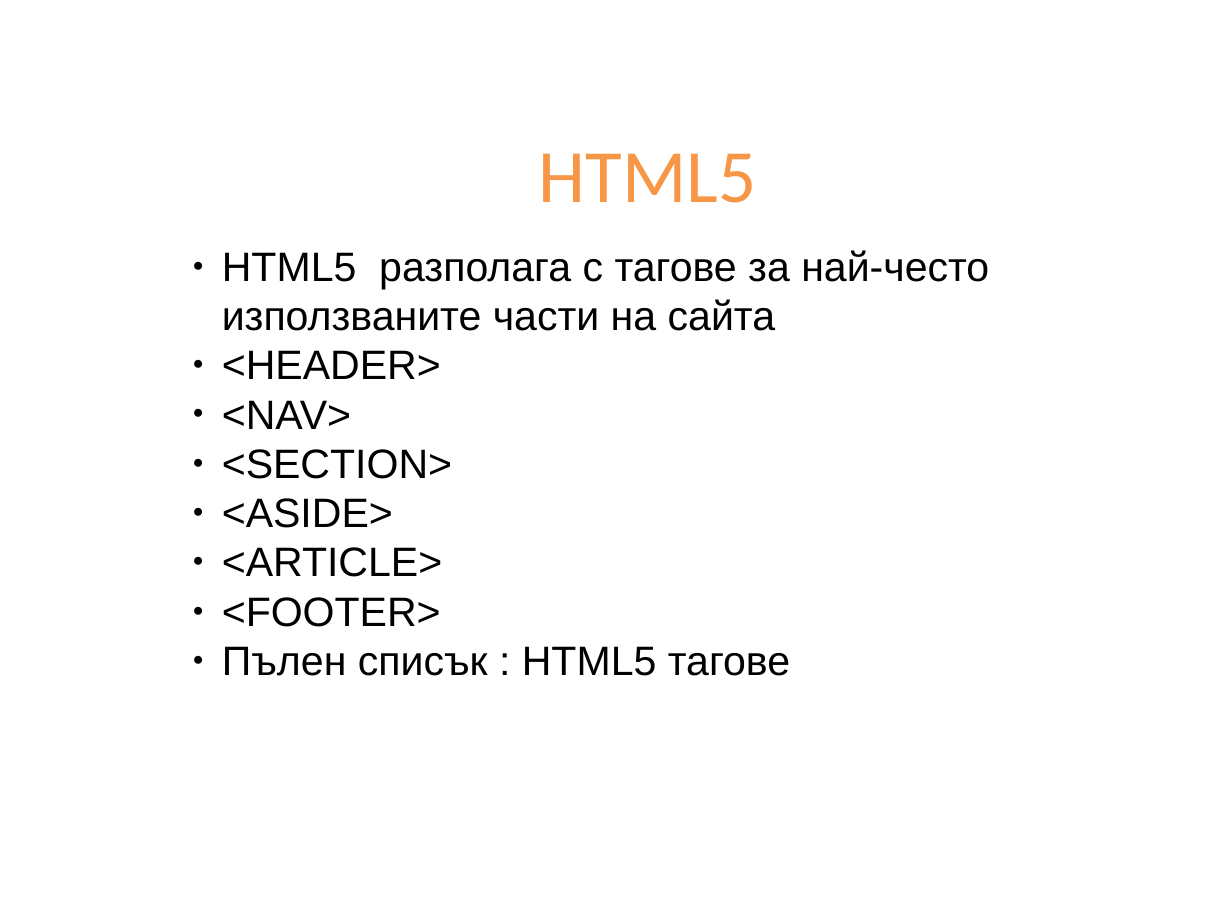
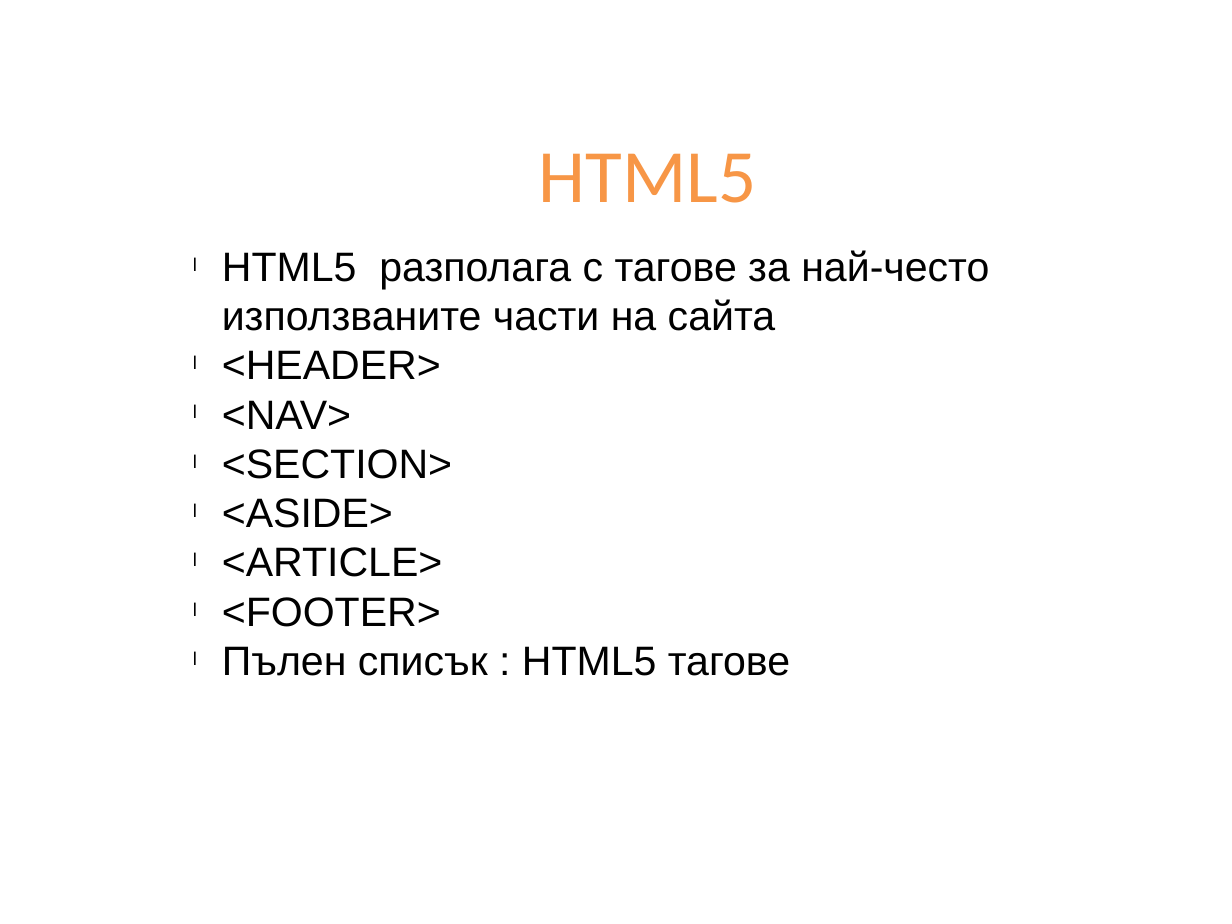
Before and after one commit to Academy-Soft-Intellect/PHP-MySQL-Course, a slide deck: slide 15 of slides/02-HTML-basics.pptx (slide 16 before the commit). Drawn at 1232x924 pixels with LibreOffice and Linux fonts; fonts in the diff are those of the drawing; background and template pictures are left out. Boxes give left, top, right and bottom in pixels: in the first picture for what was removed or moved away, otherwise in the second. Text is boxed around its words. In the diff, an @@ line names an element or a change of style, - is before the commit and + after.

Commit message:
Small update on HTML slides

```diff
--- a/slides/02-HTML-basics.pptx
+++ b/slides/02-HTML-basics.pptx
@@ text "HTML5 разполага с тагове за ..." at [222, 250, 989, 676]: bullet ● to l @@
```
Also in this commit, not shown: 10 other slides changed, 40 other files.
